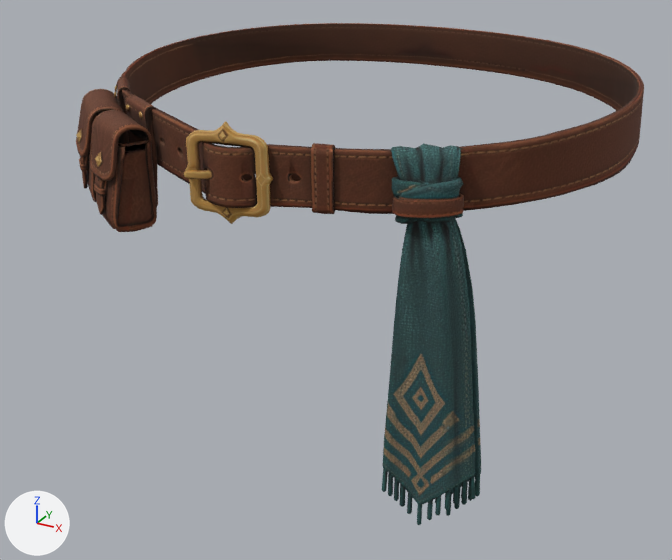
Renders of the glTF model public/gear/warden-belt-ring/warden-belt-ring.glb from each side of a commit.
Camera for both pictures: a 50 mm lens placed at (0.31, -0.591, 1.15), pointed at (-0.011, -0.007, 0.857). The lights are fixed; the arrows at lower left show +X, +Y and +Z. The first picture is the older version. Vertices at exactly the same position are counted once.

Names of what the first picture shows: 'warden-belt-ring'.
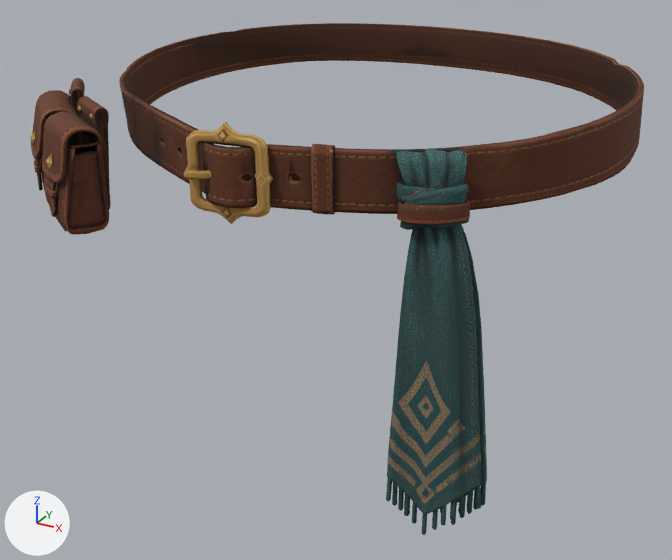
Pixel boxes (x1, y1, x2, y2) of what changed, in the pictures (672 x 560 px; the box of a moved part takes in the faces that stretch with it):
'warden-belt-ring', reshaped (8% wider): before (76, 23, 644, 525); after (30, 23, 644, 535)
part 1 of me_tripo_mesh_f428629f_abf6_4c9f_9de8_ee3030b5a531, moved or reshaped: before (87, 112, 102, 202); after (41, 114, 53, 204)
part 2 of me_tripo_mesh_f428629f_abf6_4c9f_9de8_ee3030b5a531, moved or reshaped: before (96, 131, 157, 232); after (55, 132, 109, 234)
part 3 of me_tripo_mesh_f428629f_abf6_4c9f_9de8_ee3030b5a531, moved or reshaped: before (80, 157, 88, 189); after (35, 157, 43, 190)
part 4 of me_tripo_mesh_f428629f_abf6_4c9f_9de8_ee3030b5a531, moved or reshaped: before (79, 159, 89, 171); after (34, 160, 43, 173)
part 5 of me_tripo_mesh_f428629f_abf6_4c9f_9de8_ee3030b5a531, moved or reshaped: before (85, 152, 89, 165); after (39, 151, 43, 167)
part 6 of me_tripo_mesh_f428629f_abf6_4c9f_9de8_ee3030b5a531, moved or reshaped: before (76, 89, 124, 157); after (30, 90, 78, 159)
part 7 of me_tripo_mesh_f428629f_abf6_4c9f_9de8_ee3030b5a531, moved or reshaped: before (90, 110, 152, 181); after (42, 112, 103, 183)
part 8 of me_tripo_mesh_f428629f_abf6_4c9f_9de8_ee3030b5a531, moved or reshaped: before (95, 176, 106, 215); after (47, 178, 58, 217)
part 9 of me_tripo_mesh_f428629f_abf6_4c9f_9de8_ee3030b5a531, moved or reshaped: before (94, 184, 108, 196); after (46, 186, 59, 198)
part 10 of me_tripo_mesh_f428629f_abf6_4c9f_9de8_ee3030b5a531, moved or reshaped: before (125, 95, 158, 206); after (77, 96, 111, 209)
part 11 of me_tripo_mesh_f428629f_abf6_4c9f_9de8_ee3030b5a531, moved or reshaped: before (104, 181, 108, 190); after (55, 183, 59, 192)
part 12 of me_tripo_mesh_f428629f_abf6_4c9f_9de8_ee3030b5a531, moved or reshaped: before (116, 77, 130, 114); after (70, 78, 85, 117)
part 13 of me_tripo_mesh_f428629f_abf6_4c9f_9de8_ee3030b5a531, moved or reshaped: before (382, 469, 388, 492); after (386, 479, 392, 501)
part 14 of me_tripo_mesh_f428629f_abf6_4c9f_9de8_ee3030b5a531, moved or reshaped: before (388, 472, 393, 496); after (392, 482, 398, 506)
part 15 of me_tripo_mesh_f428629f_abf6_4c9f_9de8_ee3030b5a531, moved or reshaped: before (383, 143, 481, 506); after (387, 148, 487, 515)
part 16 of me_tripo_mesh_f428629f_abf6_4c9f_9de8_ee3030b5a531, moved or reshaped: before (399, 484, 406, 507); after (404, 493, 410, 516)
part 17 of me_tripo_mesh_f428629f_abf6_4c9f_9de8_ee3030b5a531, moved or reshaped: before (407, 493, 412, 514); after (412, 502, 417, 524)
part 18 of me_tripo_mesh_f428629f_abf6_4c9f_9de8_ee3030b5a531, moved or reshaped: before (394, 475, 480, 525); after (398, 483, 486, 535)
part 19 of me_tripo_mesh_f428629f_abf6_4c9f_9de8_ee3030b5a531, moved or reshaped (mostly hidden): before (311, 207, 346, 211); after (309, 208, 346, 213)
part 20 of me_tripo_mesh_f428629f_abf6_4c9f_9de8_ee3030b5a531, moved or reshaped: before (392, 192, 464, 218); after (397, 194, 470, 224)

What changed in the scene script:
```text
Change me_tripo_mesh_f428629f_abf6_4c9f_9de8_ee3030b5a531:
    remove me_tripo_mesh_f428629f_abf6_4c9f_9de8_ee3030b5a531.from_pydata(...)  # 5246 vertices, 9988 faces; spans x -0.195..0.196, y -0.152..0.163, z 0.737..1.029
    add me_tripo_mesh_f428629f_abf6_4c9f_9de8_ee3030b5a531.from_pydata(...)  # 5246 vertices, 9988 faces; spans x -0.221..0.196, y -0.153..0.163, z 0.737..1.029
    me_tripo_mesh_f428629f_abf6_4c9f_9de8_ee3030b5a531 part 1: the loose piece of 420 vertices spanning x -0.195..-0.139, y -0.103..-0.054, z 0.918..0.989 is moved by (-0.026, -0.02, 0.0)
    me_tripo_mesh_f428629f_abf6_4c9f_9de8_ee3030b5a531 part 2: the loose piece of 427 vertices spanning x -0.155..-0.097, y -0.134..-0.086, z 0.915..0.984 is moved by (-0.026, -0.02, 0.0)
    me_tripo_mesh_f428629f_abf6_4c9f_9de8_ee3030b5a531 part 3: the loose piece of 84 vertices spanning x -0.186..-0.173, y -0.097..-0.086, z 0.929..0.964 is moved by (-0.026, -0.02, 0.0)
    me_tripo_mesh_f428629f_abf6_4c9f_9de8_ee3030b5a531 part 4: the loose piece of 88 vertices spanning x -0.186..-0.173, y -0.098..-0.085, z 0.946..0.952 is moved by (-0.026, -0.02, 0.0)
    me_tripo_mesh_f428629f_abf6_4c9f_9de8_ee3030b5a531 part 5: the loose piece of 20 vertices spanning x -0.175..-0.17, y -0.096..-0.092, z 0.949..0.962 is moved by (-0.026, -0.02, 0.0)
    me_tripo_mesh_f428629f_abf6_4c9f_9de8_ee3030b5a531 part 6: the loose piece of 288 vertices spanning x -0.194..-0.139, y -0.108..-0.059, z 0.958..1.001 is moved by (-0.026, -0.02, 0.0)
    me_tripo_mesh_f428629f_abf6_4c9f_9de8_ee3030b5a531 part 7: the loose piece of 290 vertices spanning x -0.153..-0.098, y -0.133..-0.088, z 0.955..0.996 is moved by (-0.026, -0.02, 0.0)
    me_tripo_mesh_f428629f_abf6_4c9f_9de8_ee3030b5a531 part 8: the loose piece of 84 vertices spanning x -0.142..-0.129, y -0.127..-0.118, z 0.926..0.96 is moved by (-0.026, -0.02, 0.0)
    me_tripo_mesh_f428629f_abf6_4c9f_9de8_ee3030b5a531 part 9: the loose piece of 107 vertices spanning x -0.143..-0.128, y -0.129..-0.115, z 0.943..0.96 is moved by (-0.026, -0.02, 0.0)
    me_tripo_mesh_f428629f_abf6_4c9f_9de8_ee3030b5a531 part 10: the loose piece of 263 vertices spanning x -0.136..-0.097, y -0.109..-0.083, z 0.929..1.006 is moved by (-0.026, -0.02, 0.0)
    me_tripo_mesh_f428629f_abf6_4c9f_9de8_ee3030b5a531 part 11: the loose piece of 20 vertices spanning x -0.13..-0.126, y -0.126..-0.122, z 0.946..0.959 is moved by (-0.026, -0.02, 0.0)
    me_tripo_mesh_f428629f_abf6_4c9f_9de8_ee3030b5a531 part 12: the loose piece of 263 vertices spanning x -0.17..-0.145, y -0.079..-0.054, z 0.933..1.01 is moved by (-0.026, -0.02, 0.0)
    me_tripo_mesh_f428629f_abf6_4c9f_9de8_ee3030b5a531 part 13: the loose piece of 20 vertices spanning x 0.092..0.096, y -0.136..-0.131, z 0.777..0.796 is moved by (0.007, -0.008, 0.0)
    me_tripo_mesh_f428629f_abf6_4c9f_9de8_ee3030b5a531 part 14: the loose piece of 20 vertices spanning x 0.096..0.099, y -0.132..-0.129, z 0.773..0.791 is moved by (0.007, -0.008, 0.0)
    me_tripo_mesh_f428629f_abf6_4c9f_9de8_ee3030b5a531 part 15: the loose piece of 802 vertices spanning x 0.083..0.147, y -0.135..-0.085, z 0.753..1.005 is moved by (0.007, -0.008, 0.0)
    me_tripo_mesh_f428629f_abf6_4c9f_9de8_ee3030b5a531 part 16: the loose piece of 20 vertices spanning x 0.103..0.106, y -0.128..-0.125, z 0.764..0.785 is moved by (0.007, -0.008, 0.0)
    me_tripo_mesh_f428629f_abf6_4c9f_9de8_ee3030b5a531 part 17: the loose piece of 20 vertices spanning x 0.108..0.111, y -0.127..-0.124, z 0.76..0.778 is moved by (0.007, -0.008, 0.0)
    me_tripo_mesh_f428629f_abf6_4c9f_9de8_ee3030b5a531 part 18: 360 of the vertices in x 0.099..0.149, y -0.13..-0.085, z 0.737..0.794 are moved by (0.007, -0.008, 0.0)
    me_tripo_mesh_f428629f_abf6_4c9f_9de8_ee3030b5a531 part 19: the 1 vertex in x 0.046, y -0.124, z 0.962 is moved by (0.0, 0.0, -0.002)
    me_tripo_mesh_f428629f_abf6_4c9f_9de8_ee3030b5a531 part 20: 233 of the vertices in x 0.082..0.127, y -0.127..-0.086, z 0.964..0.977 are moved by (0.007, -0.008, 0.0)
    other edits to the shape of me_tripo_mesh_f428629f_abf6_4c9f_9de8_ee3030b5a531 do not show in these pictures
```
